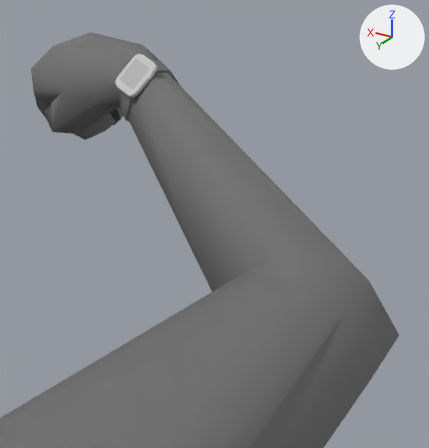
What one commit did to the FBX model Projeto Premonicao/Assets/4 - Models/Character Bases/Hand/Hand.FBX.
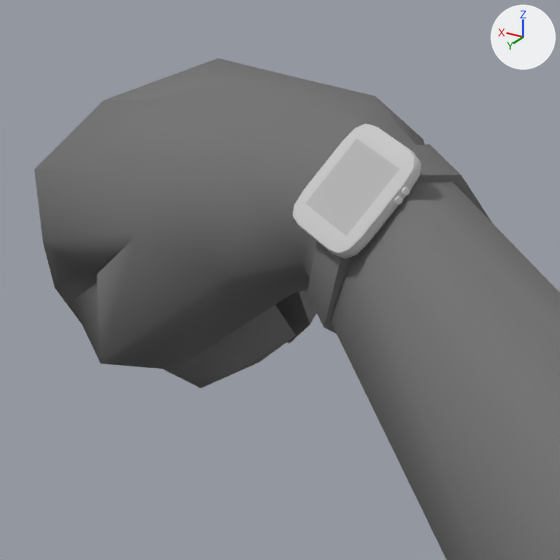
Old and new are each drawn whole from a 50 mm lens placed at (-0.746, 0.119, 0.44), pointed at (-0.092, -0.97, -0.104) and again close up on the part from 5% to 47% of the width and 3% to 44% of the height. The axes (+X, +Y, +Z) are drawn at upper right. The lights are the same throughout. Where no turn or scale is listed for an object, it has been applied to the vertices.
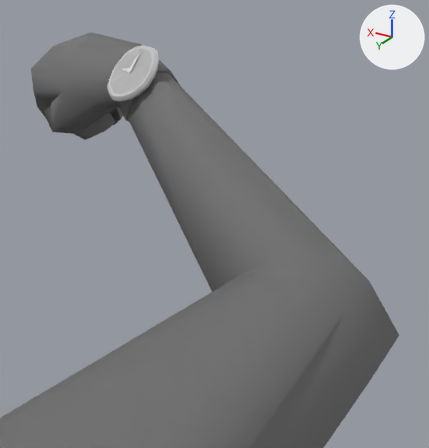
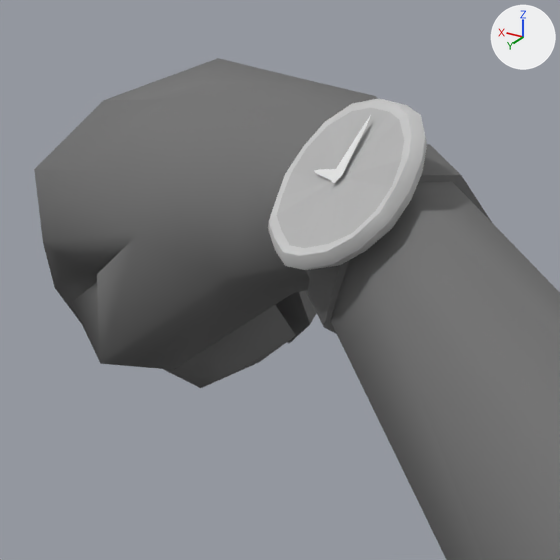
Pixel boxes (x1, y1, x2, y2) of what changed, in the close-ups (560 x 560 px):
'Cylinder004', added
    after: (268, 98, 427, 270)
    faces in mat_screen (grey #b6b6b6): (277, 108, 404, 248)
    faces in mat_relogio (light grey #cacaca): (268, 98, 427, 270)
'Box010', deleted
    before: (293, 124, 421, 259)
    faces in mat_relogio (light grey #cacaca): (293, 124, 421, 259)
    faces in mat_screen (grey #b6b6b6): (305, 139, 399, 236)
'Plane001', added
    after: (332, 115, 371, 183)
'Plane002', added
    after: (314, 169, 336, 181)

Edits to the bpy script that builds the scene:
```text
Add me_mesh_001_1:
    me_mesh_001_1.from_pydata(...)  # 109 vertices, 214 faces; spans x -0.0718..0.0765, y -0.0476..0.0604, z -0.0524..0.0641
    # faces by material slot: [18, 196]
    me_mesh_001_1.materials.append(mat_screen)  # grey #b6b6b6
    me_mesh_001_1.materials.append(mat_relogio)  # light grey #cacaca
Add me_mesh_003_1:
    me_mesh_003_1.from_pydata([(-0.0029, 0.0026, 0.0005), (-0.0035, 0.0004, 0.0032), (0.03, -0.0072, 0.0019), (-0.0006, -0.003, 0.0062), (0.0013, 0.0042, -0.0025), (0.0237, -0.0069, 0.0034), (0.0243, -0.0043, 0.0003)], [], [(6, 5, 2), (4, 1, 3), (1, 4, 0), (6, 4, 5), (4, 3, 5)])
Add me_mesh_002_1:
    me_mesh_002_1.from_pydata([(0.0024, 0.0058, -0.0027), (-0.0011, 0.0067, -0.0027), (-0.0093, -0.0313, 0.0434), (-0.006, 0.0037, 0.0022), (0.0051, 0.0008, 0.0022), (-0.0094, -0.024, 0.035), (-0.0055, -0.025, 0.035)], [], [(6, 5, 2), (4, 1, 3), (1, 4, 0), (6, 4, 5), (4, 3, 5)])
Remove ob_box010:
    ob_box010 = bpy.data.objects.new('Box010', me_mesh)
    ob_box010.location = (0.1373, -1.0013, 0.2087)
Add ob_cylinder004:
    ob_cylinder004 = bpy.data.objects.new('Cylinder004', me_mesh_001_1)
    ob_cylinder004.location = (0.1395, -0.997, 0.2112)
Add ob_plane002:
    ob_plane002 = bpy.data.objects.new('Plane002', me_mesh_003_1)
    ob_plane002.location = (0.1429, -0.9839, 0.2226)
Add ob_plane001:
    ob_plane001 = bpy.data.objects.new('Plane001', me_mesh_002_1)
    ob_plane001.location = (0.1429, -0.9839, 0.2226)
```
